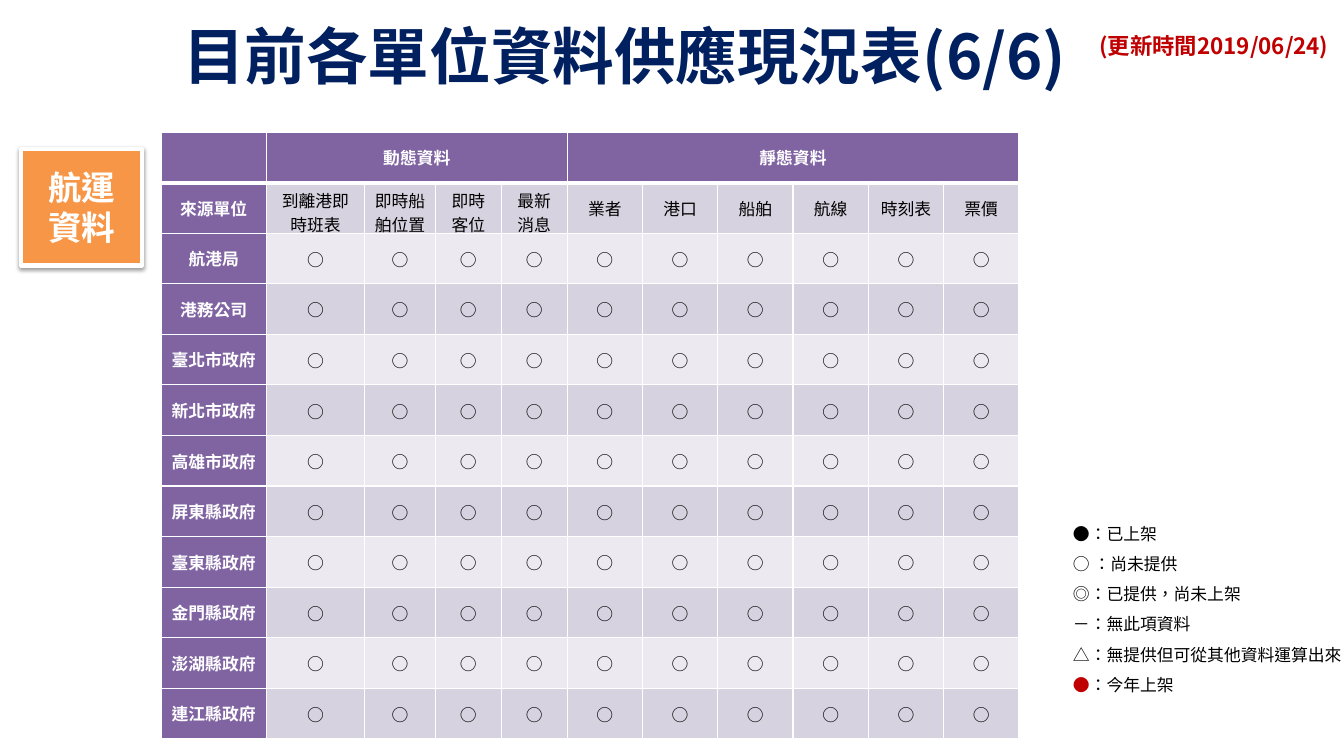
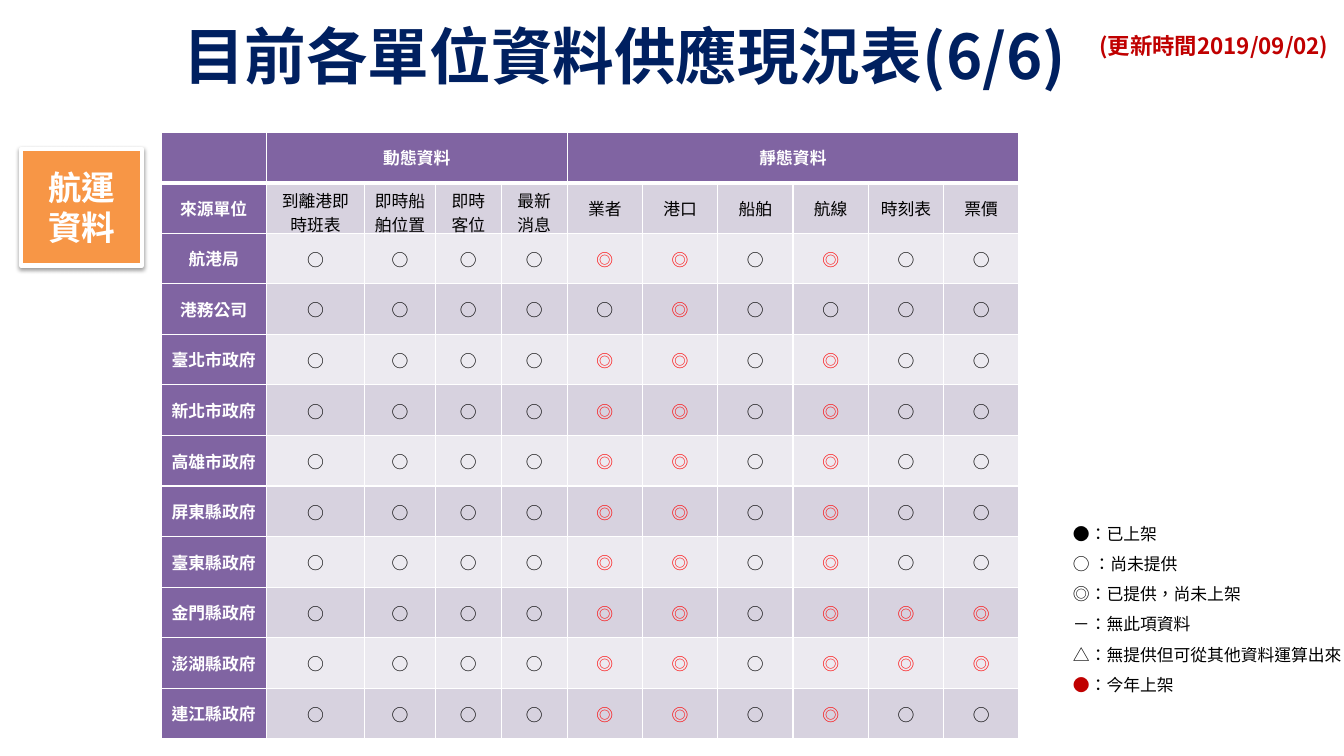
Before and after one commit to ptxmotc/data-provide-status, a slide deck: slide 6 of 各單位資料供應現況表.pptx. Drawn at 1344x756 pixels with LibreOffice and Linux fonts; fonts in the diff are those of the drawing; background and template pictures are left out. Boxes give left, top, right and bottom in pixels: in the first picture for what was removed or moved away, otherwise in the second. Text is boxed around its words. In the diff, an @@ line names an element or a change of style, - is before the commit and + after.

```diff
--- a/各單位資料供應現況表.pptx
+++ b/各單位資料供應現況表.pptx
@@ text at [1100, 35, 1329, 59]: text changed @@
-(更新時間2019/06/24)
+(更新時間2019/09/02)
@@ table at [161, 132, 1020, 739] @@
-row 3: 航港局 | ○ | ○ | ○ | ○ | ○ | ○ | ○ | ○ | ○ | ○
+row 3: 航港局 | ○ | ○ | ○ | ○ | ◎ | ◎ | ○ | ◎ | ○ | ○
-row 4, column 7: ○
+row 4, column 7: ◎
-row 5: 臺北市政府 | ○ | ○ | ○ | ○ | ○ | ○ | ○ | ○ | ○ | ○
+row 5: 臺北市政府 | ○ | ○ | ○ | ○ | ◎ | ◎ | ○ | ◎ | ○ | ○
-row 6: 新北市政府 | ○ | ○ | ○ | ○ | ○ | ○ | ○ | ○ | ○ | ○
+row 6: 新北市政府 | ○ | ○ | ○ | ○ | ◎ | ◎ | ○ | ◎ | ○ | ○
-row 7: 高雄市政府 | ○ | ○ | ○ | ○ | ○ | ○ | ○ | ○ | ○ | ○
+row 7: 高雄市政府 | ○ | ○ | ○ | ○ | ◎ | ◎ | ○ | ◎ | ○ | ○
-row 8: 屏東縣政府 | ○ | ○ | ○ | ○ | ○ | ○ | ○ | ○ | ○ | ○
+row 8: 屏東縣政府 | ○ | ○ | ○ | ○ | ◎ | ◎ | ○ | ◎ | ○ | ○
-row 9: 臺東縣政府 | ○ | ○ | ○ | ○ | ○ | ○ | ○ | ○ | ○ | ○
+row 9: 臺東縣政府 | ○ | ○ | ○ | ○ | ◎ | ◎ | ○ | ◎ | ○ | ○
-row 10: 金門縣政府 | ○ | ○ | ○ | ○ | ○ | ○ | ○ | ○ | ○ | ○
+row 10: 金門縣政府 | ○ | ○ | ○ | ○ | ◎ | ◎ | ○ | ◎ | ◎ | ◎
-row 11: 澎湖縣政府 | ○ | ○ | ○ | ○ | ○ | ○ | ○ | ○ | ○ | ○
+row 11: 澎湖縣政府 | ○ | ○ | ○ | ○ | ◎ | ◎ | ○ | ◎ | ◎ | ◎
-row 12: 連江縣政府 | ○ | ○ | ○ | ○ | ○ | ○ | ○ | ○ | ○ | ○
+row 12: 連江縣政府 | ○ | ○ | ○ | ○ | ◎ | ◎ | ○ | ◎ | ○ | ○
```
Also in this commit, not shown: 5 other slides changed, 1 other file.
